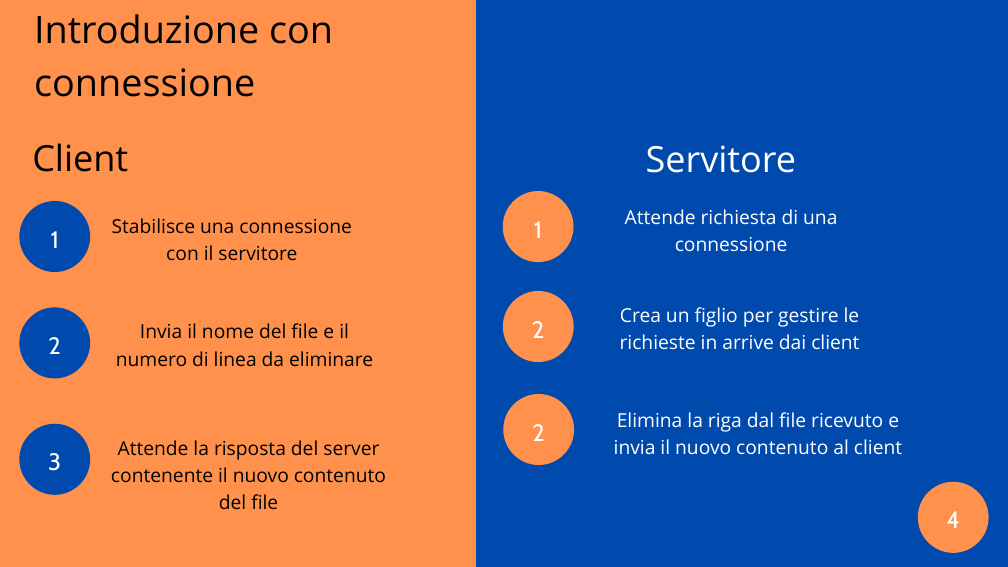
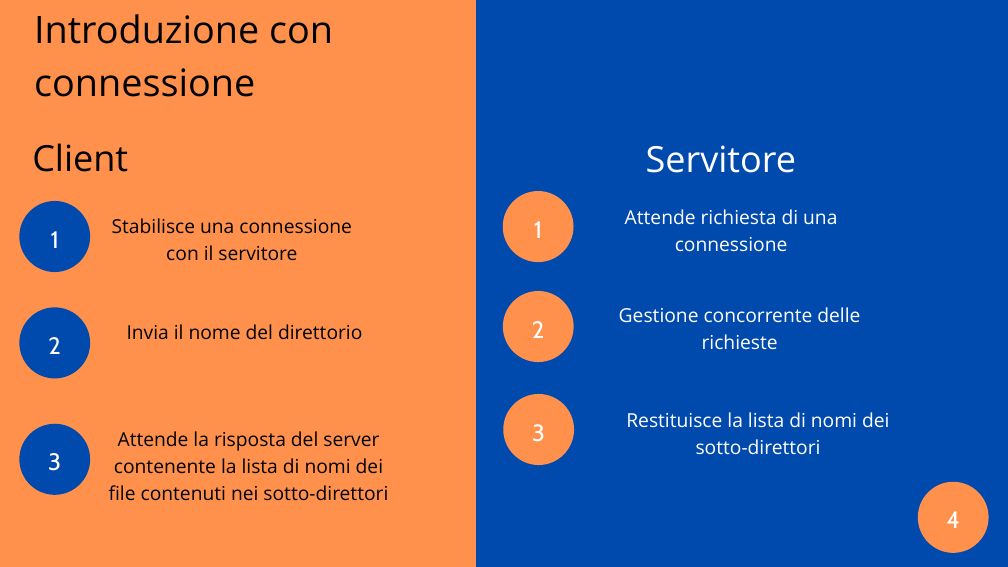
Before and after one commit to ilcors-dev/gruppo-reti, a slide deck: slide 4 of esercitazione_4/documents/Esercitazione 4.pptx. Drawn at 1008x567 pixels with LibreOffice and Linux fonts; fonts in the diff are those of the drawing. Boxes give left, top, right and bottom in pixels: in the first picture for what was removed or moved away, otherwise in the second. Text is boxed around its words. In the diff, an @@ line names an element or a change of style, - is before the commit and + after.

```diff
--- a/esercitazione_4/documents/Esercitazione 4.pptx
+++ b/esercitazione_4/documents/Esercitazione 4.pptx
@@ text at (x1=127, y1=324, x2=362, y2=340): text changed @@
-Invia il nome del file e il numero di linea da eliminare
+Invia il nome del direttorio
@@ text at (x1=619, y1=307, x2=860, y2=350): text changed @@
-Crea un figlio per gestire le richieste in arrive dai client
+Gestione concorrente delle richieste
@@ text at (x1=626, y1=412, x2=889, y2=455): text changed @@
-Elimina la riga dal file ricevuto e invia il nuovo contenuto al client
+Restituisce la lista di nomi dei sotto-direttori
@@ text at (x1=109, y1=431, x2=388, y2=501): text changed @@
-Attende la risposta del server contenente il nuovo contenuto del file
+Attende la risposta del server contenente la lista di nomi dei file contenuti nei sotto-direttori
@@ text at (x1=532, y1=424, x2=545, y2=442): text changed; size 34 to 33.5 pt @@
-2
+3
```
Also in this commit, not shown: 7 other slides changed.
